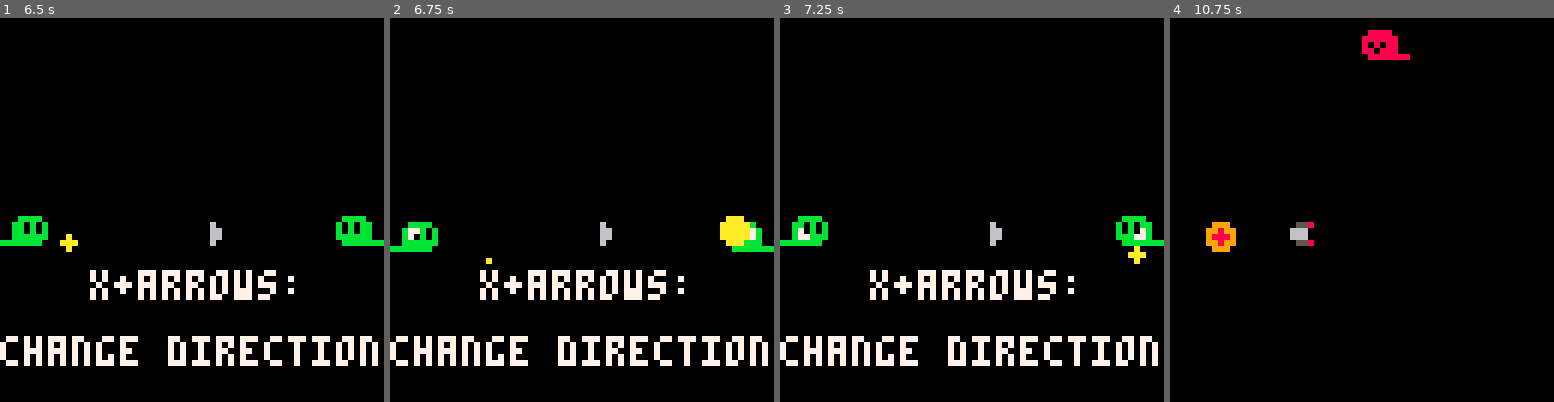
Above: before the commit, frames 1-4 (left to right).
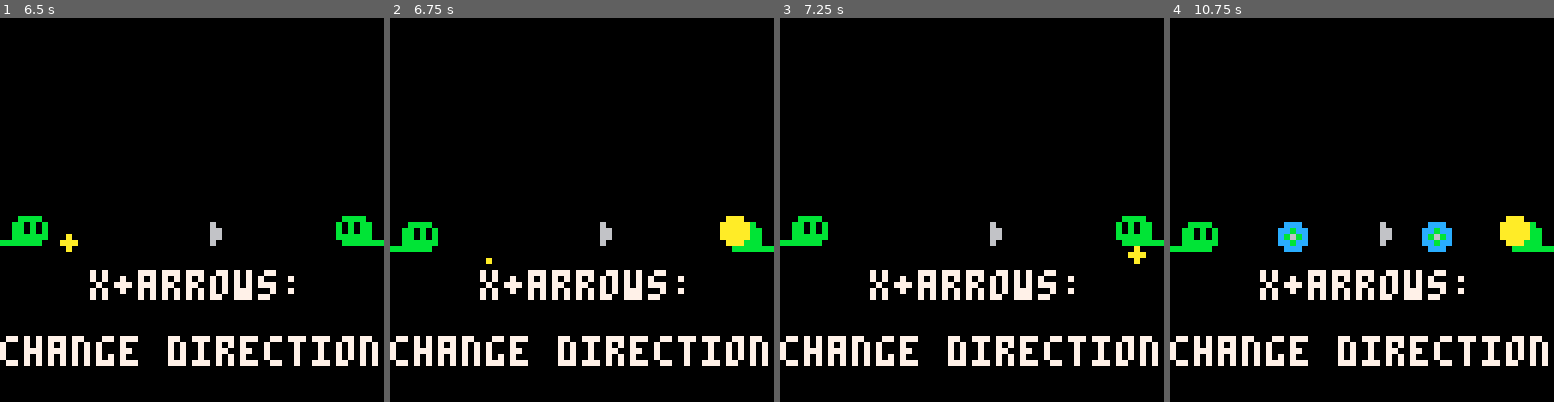
Above: after the commit, the same moments.

Repository: matheusmortatti/LOWREZJAM2020
Game: PICO-8 cartridge template.p8
The game is run twice, just before and just after one commit, with the same random seed, the same clock (stepped at 60 frames per second) and the same inputs.
Inputs:
- Up to frame 1 (6.5 s): tap X (X key) at 0.33, 1.07, 1.85, 2.97, 4.08, 5.2, 6.32 s; tap O (Z key) at 0.7, 1.7, 2.1, 2.5, 2.9, 3.3, 3.7, 4.1, 4.5, 4.9, 5.3, 5.7, 6.1 s; hold Right 1.6-2.1 s; hold Up 2.15-2.42 s; hold Right 2.47-3.03 s; hold Left 3.08-3.58 s; hold Down 3.63-3.97 s; hold Right 4.02-4.68 s; hold Up 4.73-5.03 s; hold Left 5.08-5.68 s; hold Down 5.73-6.03 s; hold Right from 6.08 s (still down)
- Up to frame 2 (6.75 s): tap O (Z key) at 6.5 s; release Right at 6.58 s; hold Right from 6.63 s (still down)
- Up to frame 3 (7.25 s): tap O (Z key) at 6.9 s; release Right at 7.13 s; hold Up from 7.18 s (still down)
- Up to frame 4 (10.75 s): tap O (Z key) every 0.4 s from 7.3 to 10.5 s; tap X (X key) at 7.43, 8.55, 9.67 s; release Up at 7.45 s; hold Right 7.5-8.07 s; hold Left 8.12-8.62 s; hold Down 8.67-9 s; hold Right 9.05-9.72 s; hold Up 9.77-10.07 s; hold Left 10.12-10.72 s

Frame 1 is identical in both runs. In frame 2, 0.1% of the frame differs, in the area x 4-96%, y 54-58%; in frame 3, 0.1%; in frame 4, 9.2%, in the area x 0-100%, y 3-91%.

Commit message:
Stop tutorial npcs from changing (let that be a surprise maybe?

Diff:
--- a/template.p8
+++ b/template.p8
@@ -1611,18 +1611,19 @@
 friendtutorial=friend:extend({
 		reloadtime=10000,
   randomshotoffset=0,
-  speed=0
+  speed=0,
+  changetime=1800
 })
 
 function friendtutorial:init()
 		friend:init(self)
 		invoke(function()
 				self:shoot()
-		end,60,self)
+		end,120,self)
 
 		invoke(function()
 				self.done=true
-		end,120,self)
+		end,240,self)
 end
 
 -------------------------------
